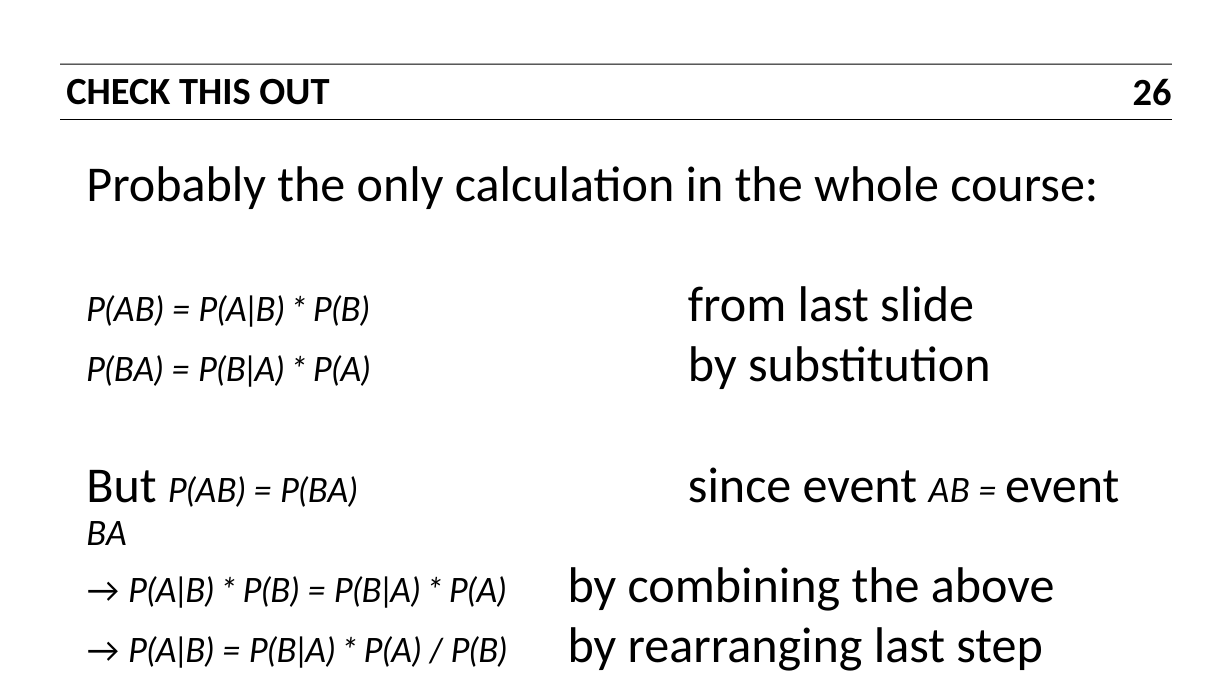
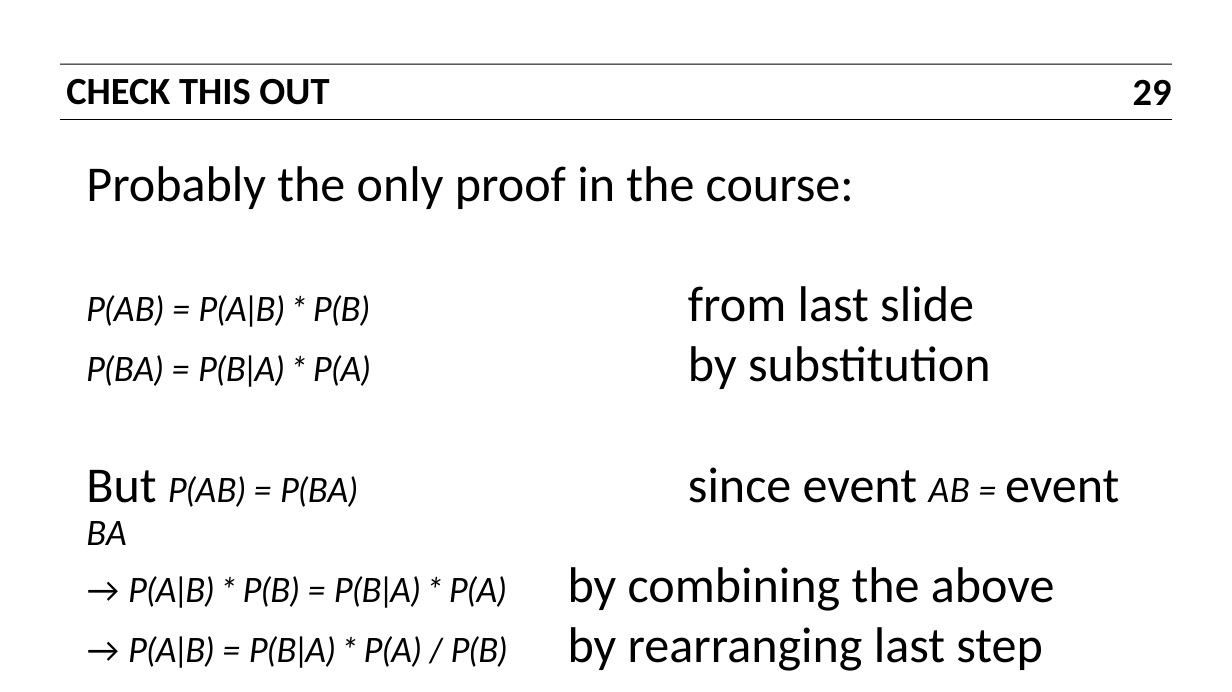
Before and after one commit to ajschumacher/gadsdc, a slide deck: slide 29 of 06_naive_bayes/slides.pptx (slide 26 before the commit). Drawn at 1232x692 pixels with LibreOffice and Linux fonts; fonts in the diff are those of the drawing. Boxes give left, top, right and bottom in pixels: in the first picture for what was removed or moved away, otherwise in the second. Text is boxed around its words. In the diff, an @@ line names an element or a change of style, - is before the commit and + after.

```diff
--- a/06_naive_bayes/slides.pptx
+++ b/06_naive_bayes/slides.pptx
@@ page number at (1133, 79, 1172, 105): text changed @@
-26
+29
@@ text at (86, 166, 854, 209): text changed @@
-Probably the only calculation in the whole course:
+Probably the only proof in the course:
```
Also in this commit, not shown: 19 other slides changed, 3 slides added, 1 other file.
